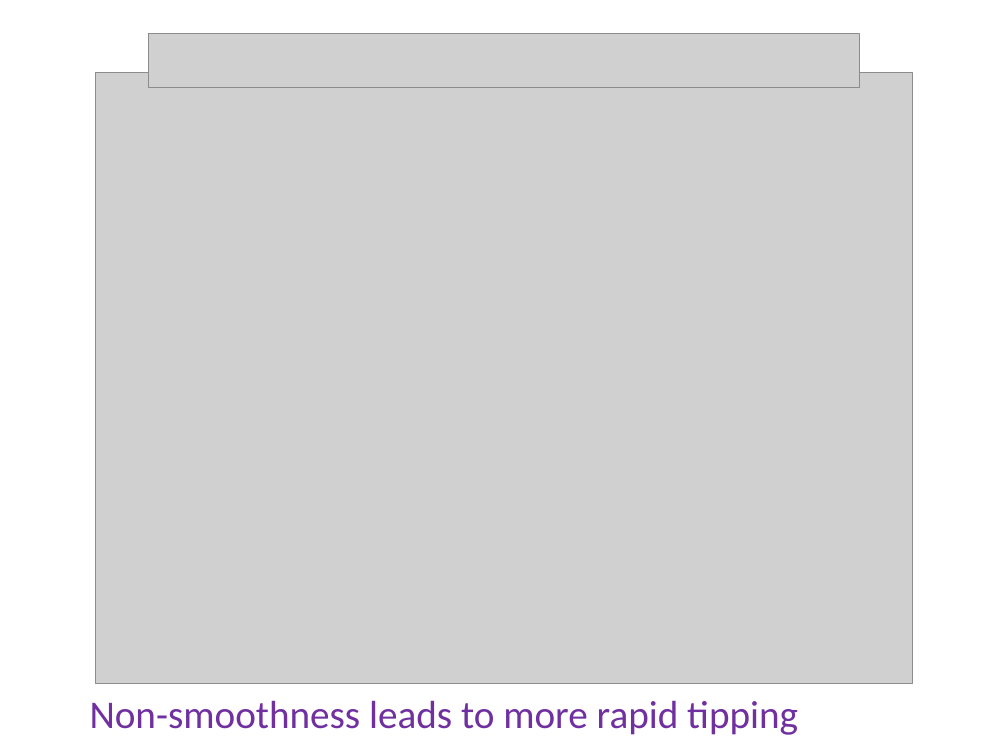
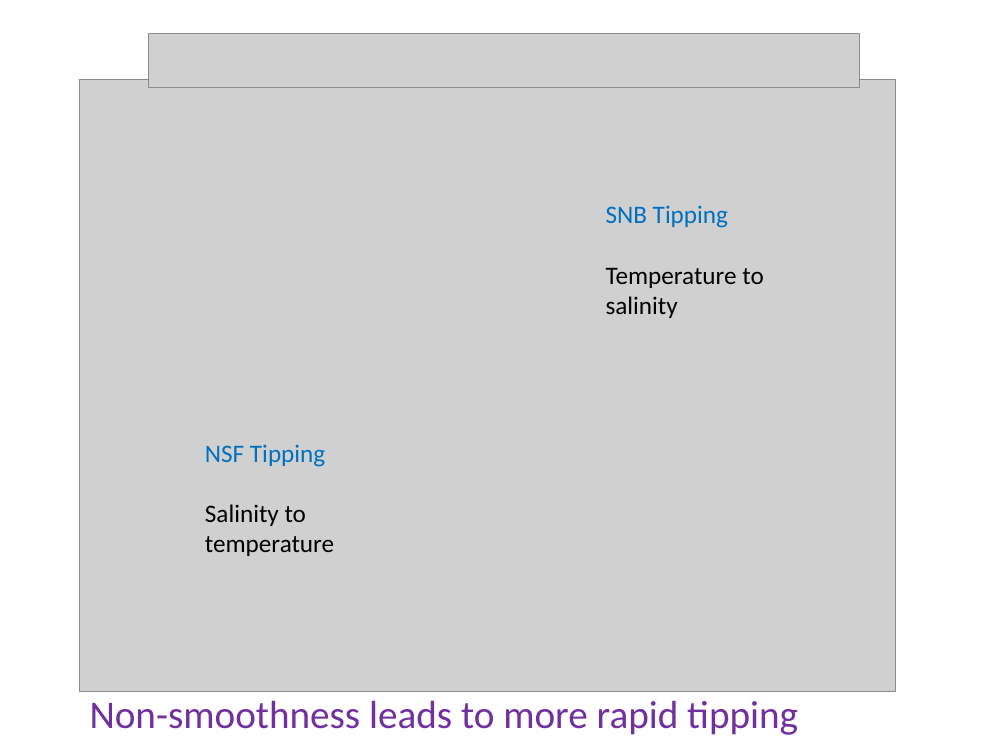
Before and after one commit to ChrisBudd123/Presentations, a slide deck: slide 9 of SIAMNSD.pptx. Drawn at 1008x756 pixels with LibreOffice and Linux fonts; fonts in the diff are those of the drawing; grey boxes stand for pictures. Boxes give left, top, right and bottom in pixels: in the first picture for what was removed or moved away, otherwise in the second. Text is boxed around its words. In the diff, an @@ line names an element or a change of style, - is before the commit and + after.

```diff
--- a/SIAMNSD.pptx
+++ b/SIAMNSD.pptx
@@ picture: place and size @@
-picture at bbox=[96, 73, 912, 684]
+picture at bbox=[80, 80, 896, 691]
@@ text added at bbox=[606, 205, 763, 318], 18 pt, text #000000 @@
+SNB Tipping
+Temperature to salinity
@@ text added at bbox=[205, 444, 334, 556], 18 pt, text #000000 @@
+NSF Tipping
+Salinity to temperature
```
Also in this commit, not shown: 8 other slides changed, 1 slide added, 1 slide removed.
